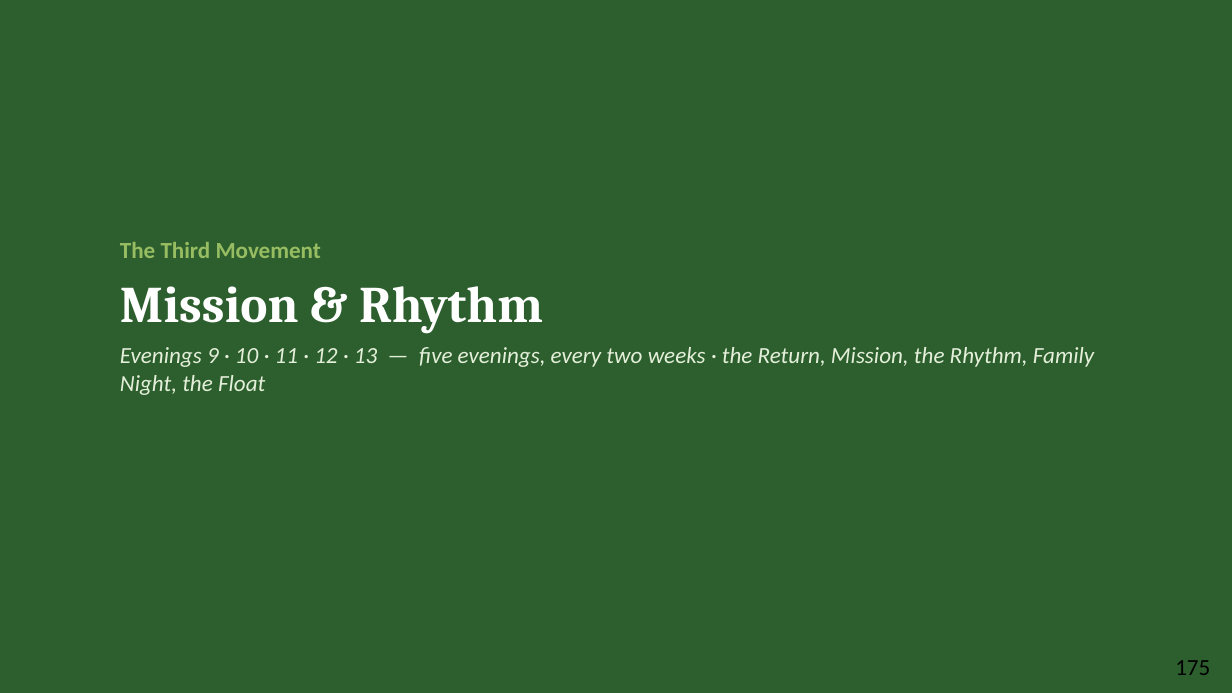
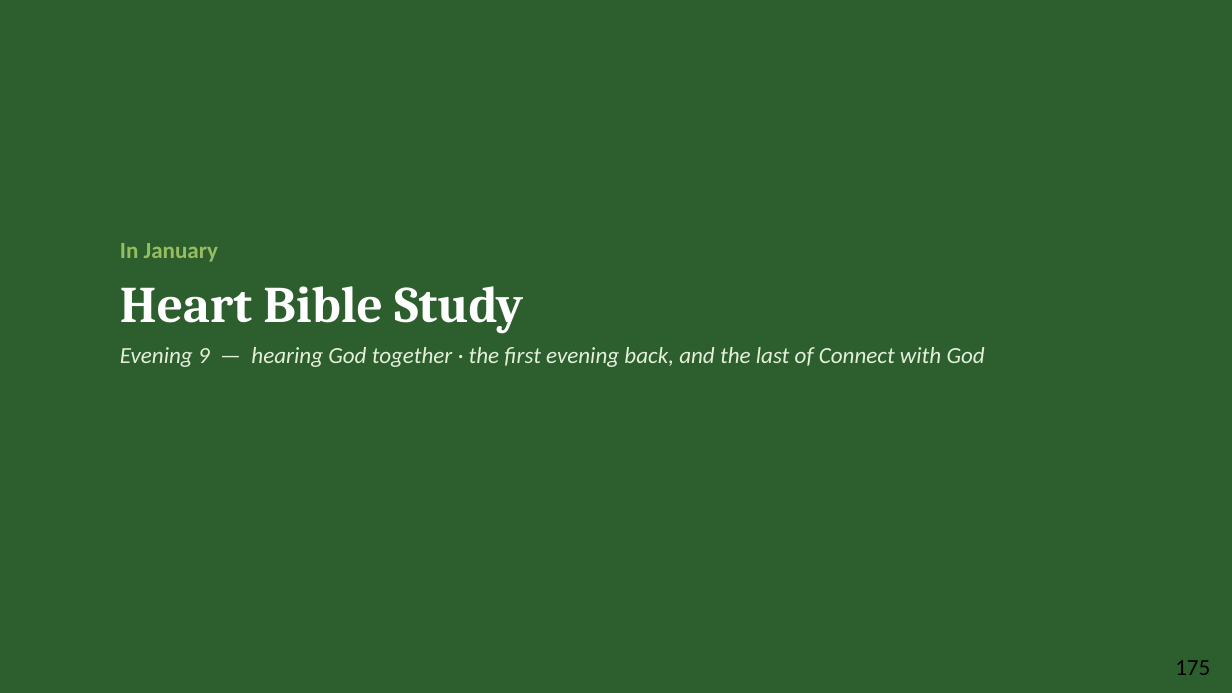
Before and after one commit to jgtittle-ministries/fellowship-of-the-heart-pilot-at-cca, a slide deck: slide 18 of docs/evening/materials/evening-08-slides.pptx. Drawn at 1232x693 pixels with LibreOffice and Linux fonts; fonts in the diff are those of the drawing. Boxes give left, top, right and bottom in pixels: in the first picture for what was removed or moved away, otherwise in the second. Text is boxed around its words. In the diff, an @@ line names an element or a change of style, - is before the commit and + after.

```diff
--- a/docs/evening/materials/evening-08-slides.pptx
+++ b/docs/evening/materials/evening-08-slides.pptx
@@ text at (120,243,985,367): text changed @@
-The Third Movement
-Mission & Rhythm
-Evenings 9 · 10 · 11 · 12 · 13 — five evenings, every two weeks · the Return, Mission, the Rhythm, Family Night, the Float
+In January
+Heart Bible Study
+Evening 9 — hearing God together · the first evening back, and the last of Connect with God
```
Also in this commit, not shown: 17 other files.
